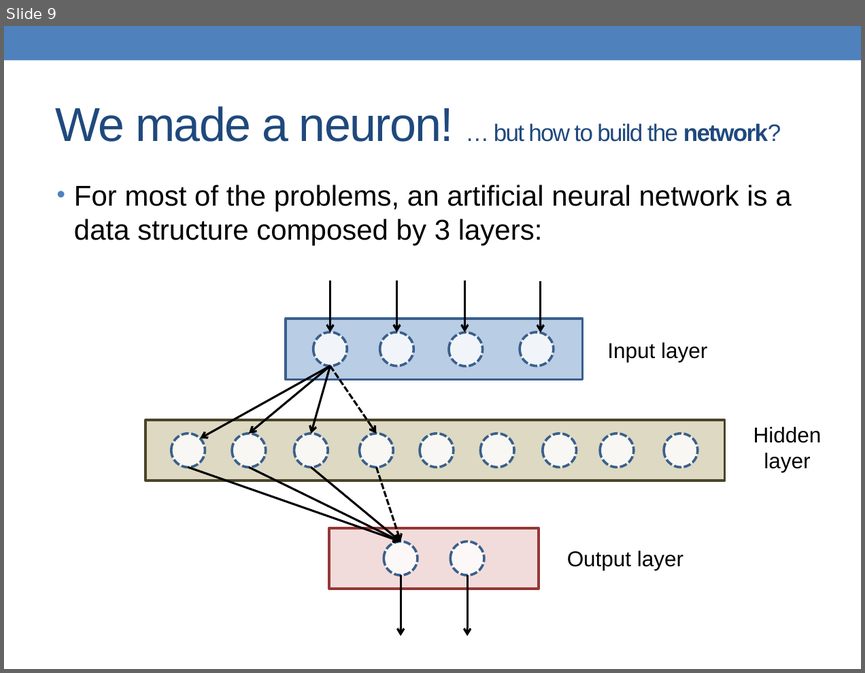
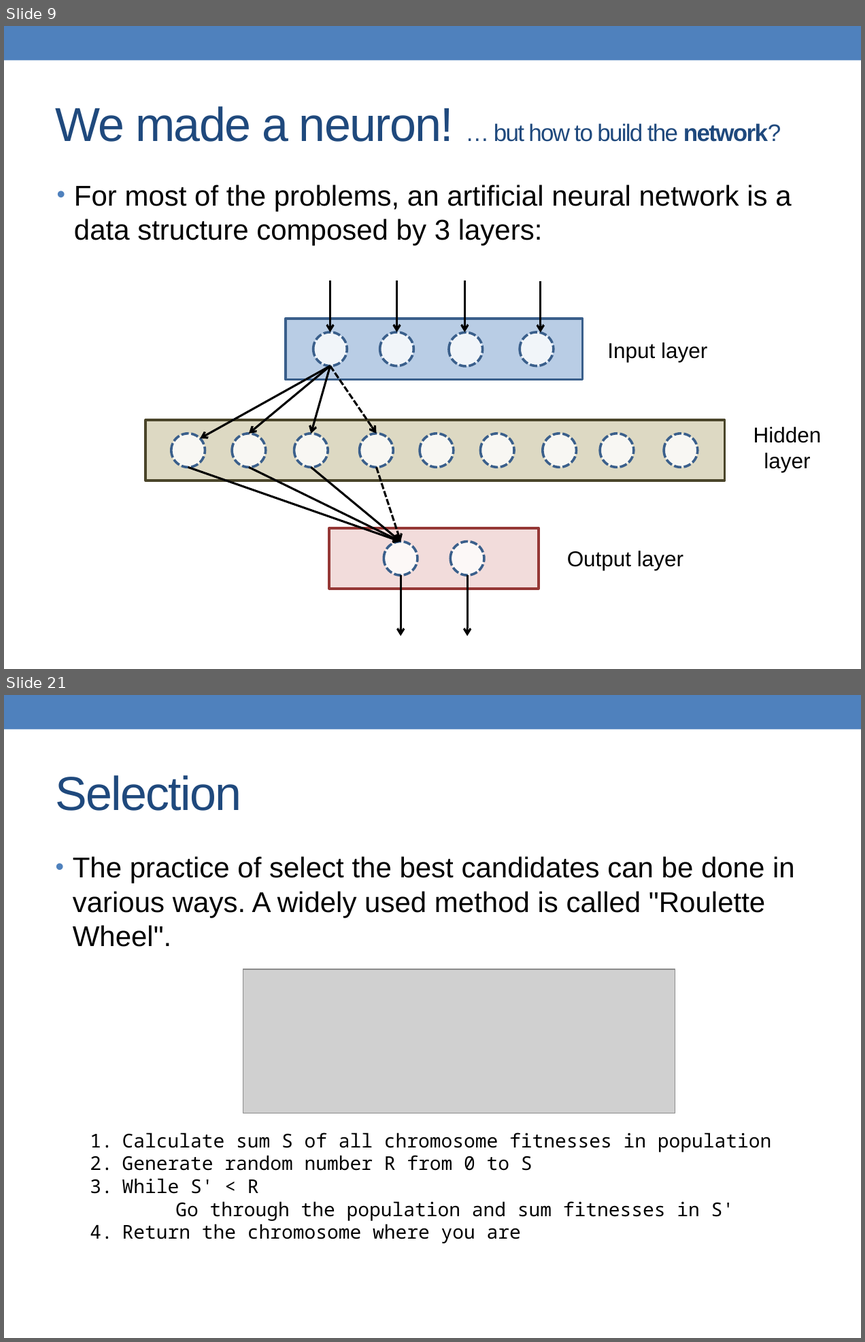
Before and after one commit to alessandrofrancesconi/carwin, a slide deck: presentation.pptx. Shown one above the other, each under a label of ours: slide 9 before the commit, slides 9 and 21 after it; the slides between them are not shown. The pictures are 865x673 and 865x1342 pixels, drawn with LibreOffice and Linux fonts; fonts in the diff are those of the drawing; grey boxes stand for pictures. Boxes give left, top, right and bottom in pixels: in the first picture for what was removed or moved away, otherwise in the second. Text is boxed around its words. In the diff, an @@ line names an element or a change of style, - is before the commit and + after.

```diff
--- a/presentation.pptx
+++ b/presentation.pptx
@@ slide 21 added at (x1=4, y1=695, x2=861, y2=1338), background #FFFFFF; not listed: 1 template element that a slide beside it also shows @@
@@ title added at (x1=56, y1=775, x2=242, y2=811), 40 pt, text #1F497D @@
+Selection
@@ text added at (x1=73, y1=856, x2=795, y2=947), 24 pt, text #000000 @@
+• The practice of select the best candidates can be done in various ways. A widely used method is called "Roulette Wheel".
@@ picture added at (x1=243, y1=969, x2=675, y2=1113) @@
@@ text added at (x1=122, y1=1132, x2=771, y2=1243), 16 pt, text #000000 @@
+1. Calculate sum S of all chromosome fitnesses in population
+2. Generate random number R from 0 to S
+3. While S' < R
+   Go through the population and sum fitnesses in S'
+4. Return the chromosome where you are
```
Also in this commit, not shown: 6 slides changed, 9 other slides added, 8 other files.
